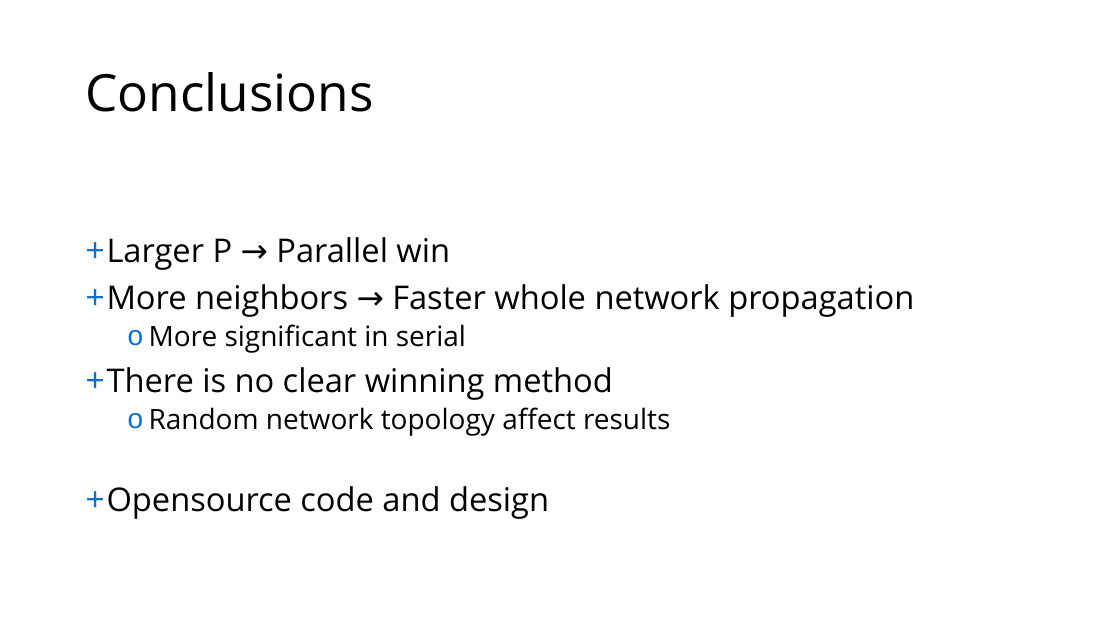
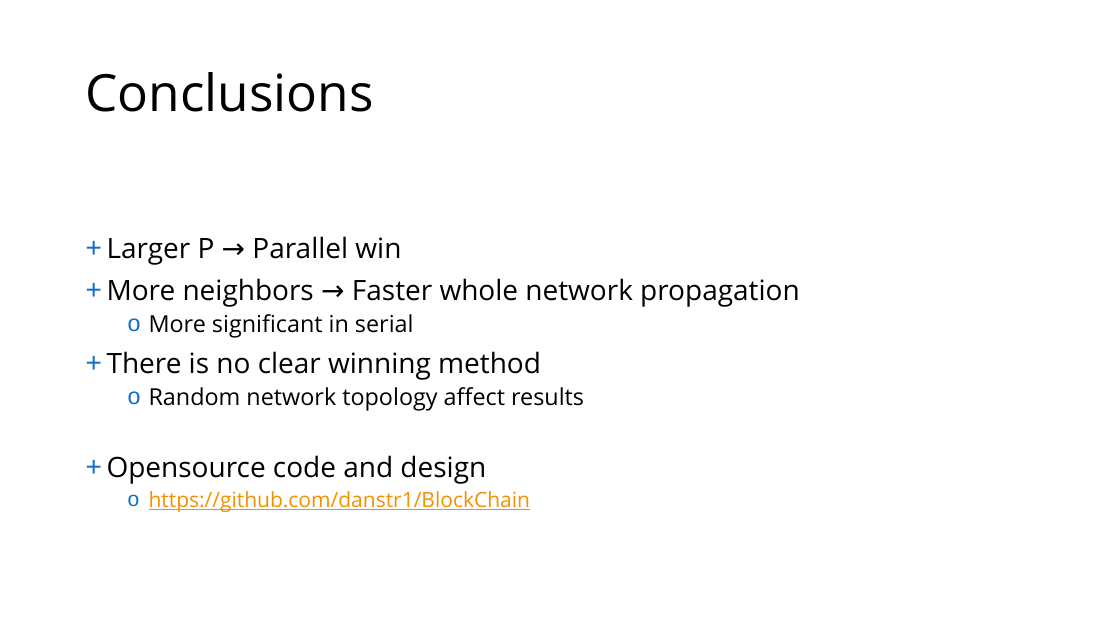
Before and after one commit to danstr1/BlockChain, a slide deck: slide 19 of presentation/Project.pptx. Drawn at 1120x630 pixels with LibreOffice and Linux fonts; fonts in the diff are those of the drawing. Boxes give left, top, right and bottom in pixels: in the first picture for what was removed or moved away, otherwise in the second. Text is boxed around its words. In the diff, an @@ line names an element or a change of style, - is before the commit and + after.

```diff
--- a/presentation/Project.pptx
+++ b/presentation/Project.pptx
@@ text at box(107, 236, 800, 484): size 28 to 24 pt in "Larger P → Parallel win", "More neighbors → Faster whole network propagation", "There is no clear winning method", "Opensource code and design"; size 24 to 20 pt in "More significant in serial", "Random network topology affect results" @@
@@ text at box(149, 491, 531, 512): paragraph added @@
+  o https://github.com/danstr1/BlockChain
```
Also in this commit, not shown: 1 other slide changed, 1 slide added.
